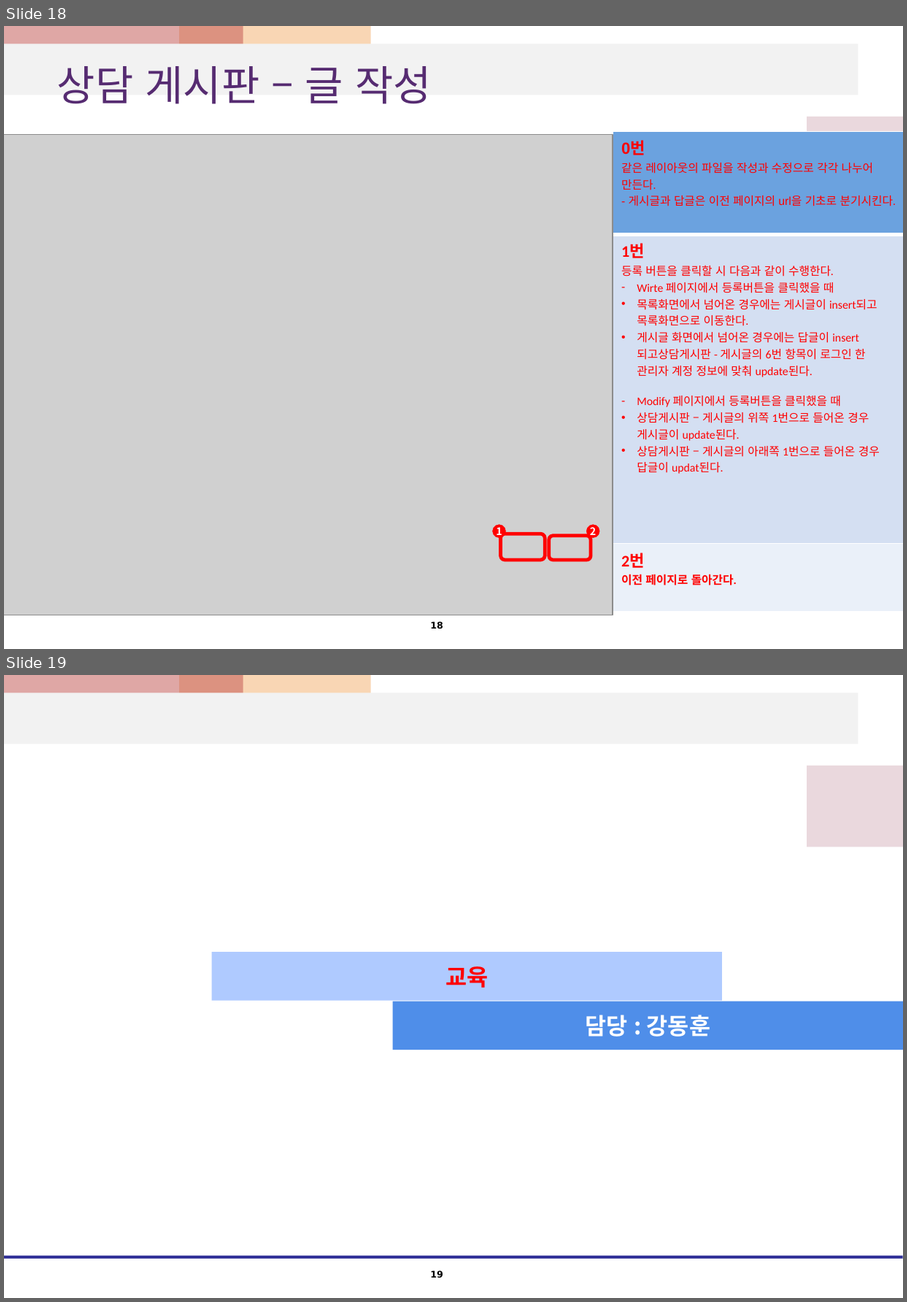
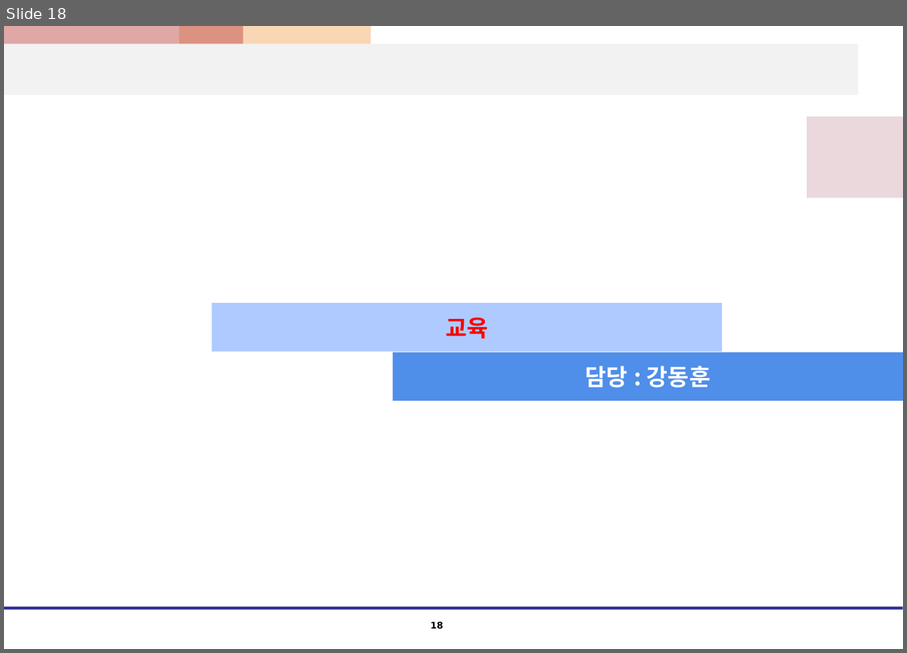
Before and after one commit to kshwang/javapj, a slide deck: 웹1팀_프로젝트_화면설계서.pptx. Shown one above the other, each under a label of ours: slides 18 and 19 before the commit, slide 18 after it. The pictures are 907x1302 and 907x653 pixels, drawn with LibreOffice and Linux fonts; fonts in the diff are those of the drawing; grey boxes stand for pictures. Boxes give left, top, right and bottom in pixels: in the first picture for what was removed or moved away, otherwise in the second. Text is boxed around its words. In the diff, an @@ line names an element or a change of style, - is before the commit and + after.

```diff
--- a/웹1팀_프로젝트_화면설계서.pptx
+++ b/웹1팀_프로젝트_화면설계서.pptx
@@ slide 18 removed at <box>4,26,903,649</box>, background #FFFFFF; not listed: 6 template elements that a slide beside it also shows @@
@@ title removed at <box>57,66,432,104</box> @@
-상담 게시판 – 글 작성
@@ picture removed at <box>4,135,612,614</box> @@
@@ table removed at <box>613,131,903,608</box>, 3 rows, 1 columns @@
-0번 / 같은 레이아웃의 파일을 작성과 수정으로 각각 나누어 만든다. / - 게시글과 답글은 이전 페이지의 url을 기초로 분기시킨다.
-1번 / 등록 버튼을 클릭할 시 다음과 같이 수행한다. / Wirte 페이지에서 등록버튼을 클릭했을 때 / 목록화면에서 넘어온 경우에는 게시글이 insert되고 목록화면으로 이동한다. / 게시글 화면에서 넘어온 경우에는 답글이 insert되고상담게시판 - 게시글의 6번 항목이 로그인 한 관리자 계정 정보에 맞춰 update된다. / Modify 페이지에서 등록버튼을 클릭했을 때 / 상담게시판 – 게시글의 위쪽 1번으로 들어온 경우 게시글이 update된다. / 상담게시판 – 게시글의 아래쪽 1번으로 들어온 경우 답글이 updat된다.
-2번 / 이전 페이지로 돌아간다.
@@ ellipse removed at <box>492,524,506,537</box> @@
-1
@@ ellipse removed at <box>587,524,600,537</box> @@
-2
@@ rounded rectangle removed at <box>501,533,545,559</box> @@
@@ rounded rectangle removed at <box>549,536,591,560</box> @@
@@ what was slide 19 is now slide 18 @@
```
Also in this commit, not shown: 4 slides changed, 1 slide added.
